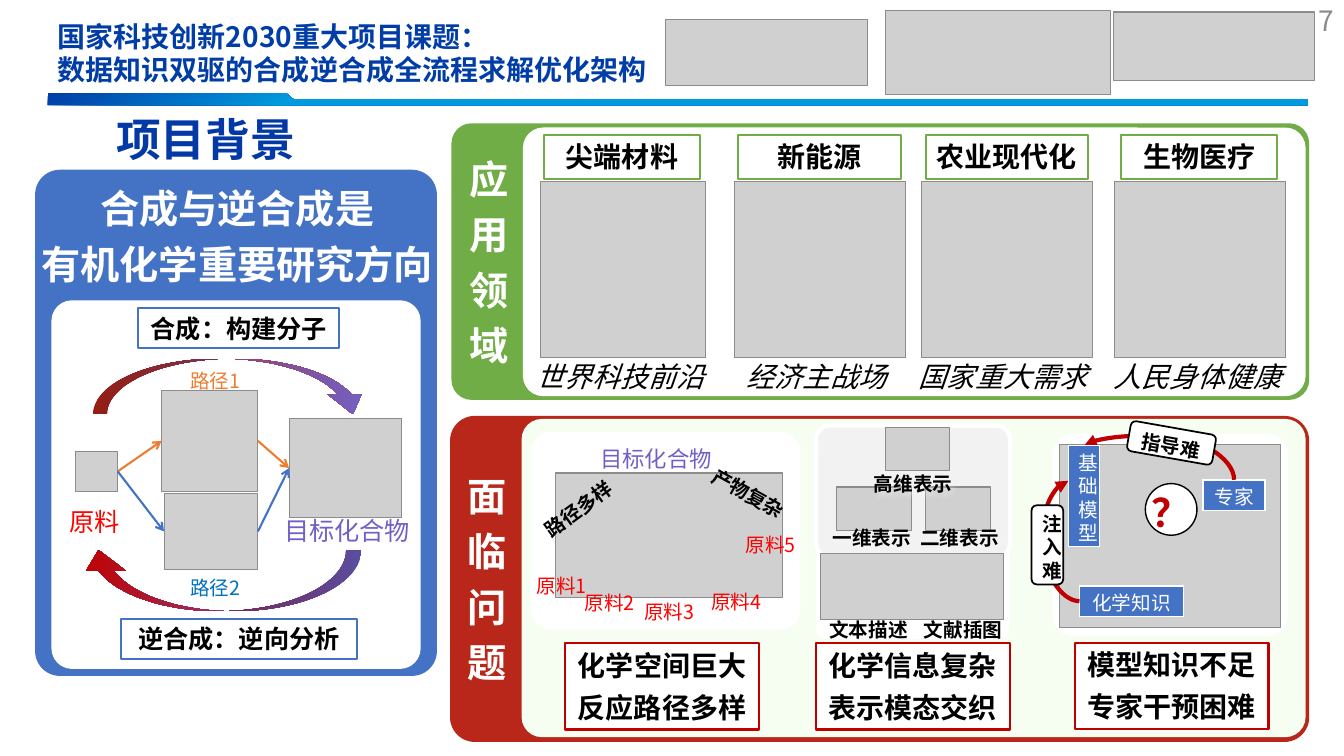
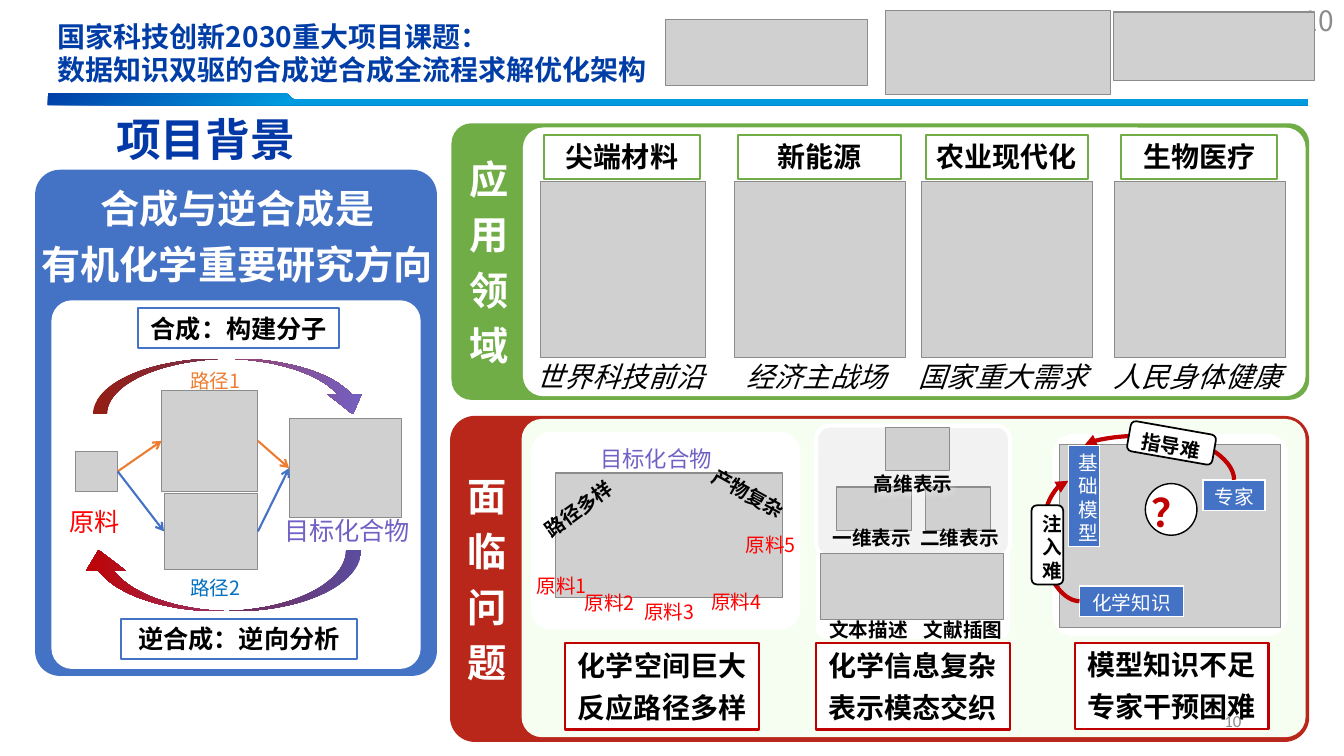
Before and after one commit to yzlbig/Picture-bed, a slide deck: slide 10 of 余志椋介绍 .pptx (slide 7 before the commit). Drawn at 1344x756 pixels with LibreOffice and Linux fonts; fonts in the diff are those of the drawing; grey boxes stand for pictures. Boxes give left, top, right and bottom in pixels: in the first picture for what was removed or moved away, otherwise in the second. Text is boxed around its words. In the diff, an @@ line names an element or a change of style, - is before the commit and + after.

```diff
--- a/余志椋介绍 .pptx
+++ b/余志椋介绍 .pptx
@@ page number at (x1=1303, y1=10, x2=1334, y2=39): text changed @@
-7
+10
@@ page number added at (x1=1224, y1=714, x2=1241, y2=730), 12 pt, text #8C8C8C @@
+10
```
Also in this commit, not shown: 7 other slides changed, 4 slides added, 2 slides removed.
